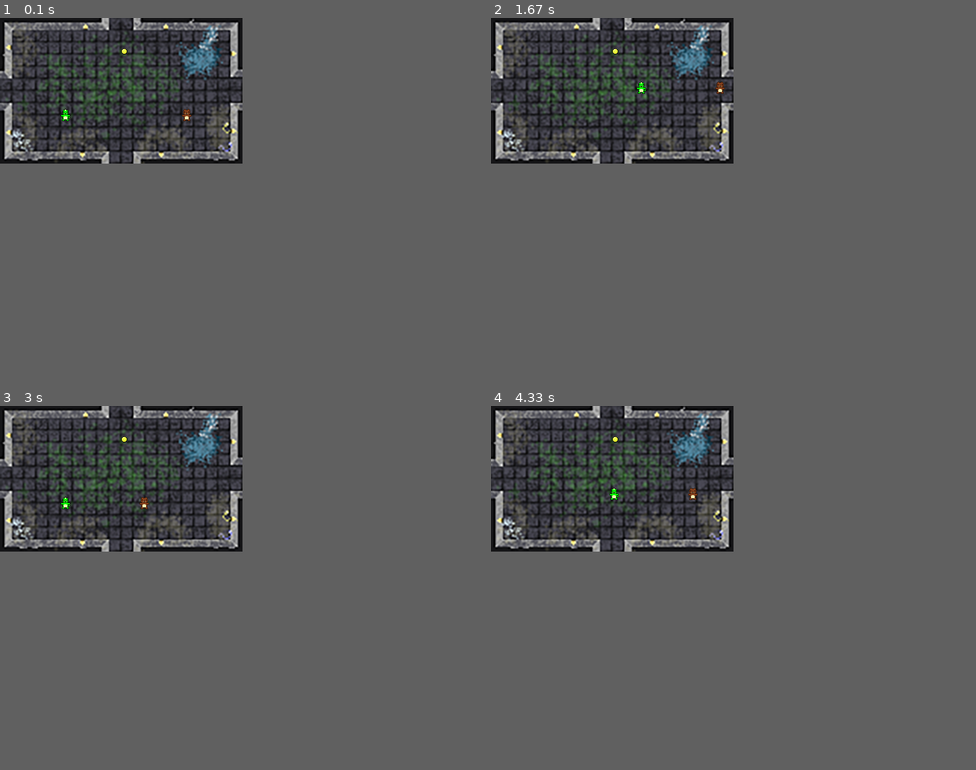
Above: before the commit, frames 1-4 (two rows, left to right).
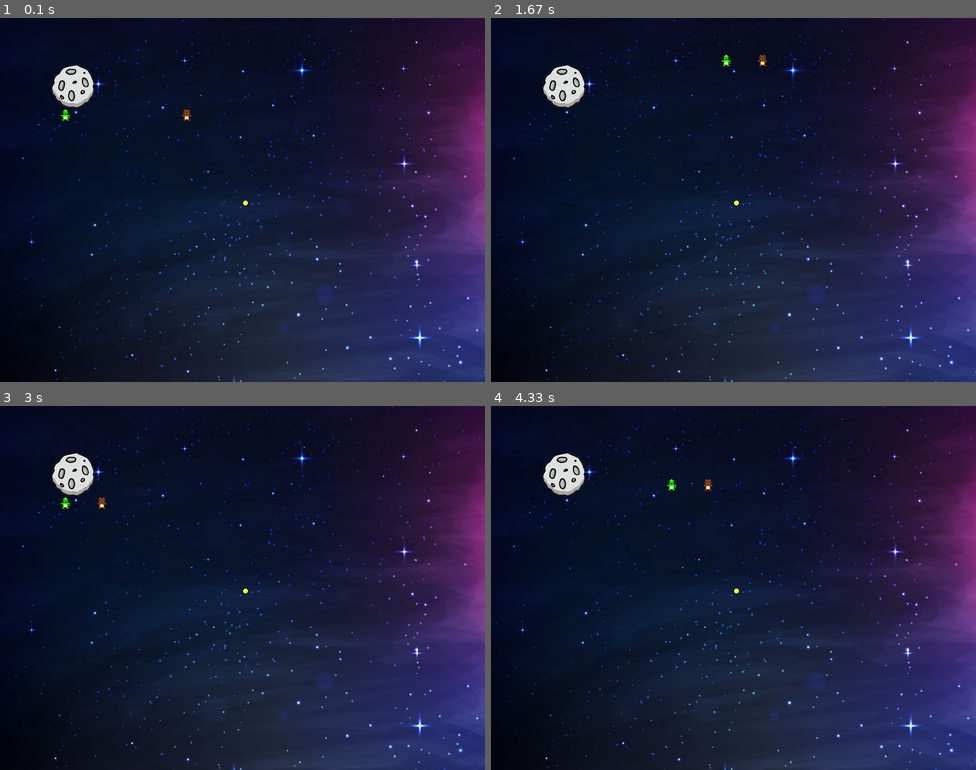
Above: after the commit, the same moments.

Repository: xu3cl40122/python_project
Game: pygame game, started from turtle/main.py
Two runs of this game, one before a commit and one after it. Both use one fixed random seed, a clock stepped at 60 frames per second and the inputs below.
Inputs:
- Up to frame 1 (0.1 s): no input
- Up to frame 2 (1.67 s): hold Right 0.33-0.8 s; hold Up 0.83-1.13 s; hold W 0.83-1.13 s; hold Right 1.17-1.63 s; hold D 1.17-1.63 s
- Up to frame 3 (3 s): hold Left 1.67-2.2 s; hold A 1.67-2.2 s; hold Down 2.23-2.53 s; hold S 2.23-2.53 s; hold Left 2.57-2.97 s; hold A 2.57-2.97 s
- Up to frame 4 (4.33 s): hold Up 3-3.37 s; hold W 3-3.37 s; hold Right 3.4-4.03 s; hold D 3.4-4.03 s; hold Down from 4.07 s (still down); hold S from 4.07 s (still down)
In our replay, the window is 400x240 before the commit and 800x600 after it. These sizes can differ from the game's own. Grey fills any space a smaller window leaves; there, only what the larger window draws over its background counts as a difference.

The runs differ from the first frame. In frame 1, 45% of the frame differs, in the area x 0-100%, y 0-100%; in frame 2, 46%; in frame 3, 46%; in frame 4, 46%.

Commit message:
change_bg

Diff:
--- a/turtle/main.py
+++ b/turtle/main.py
@@ -4,15 +4,17 @@
 from object import*
 
 pygame.init()
-bg_size = [400, 240]
+bg_size = [800, 600]
+move_size = [780,580]
 screen = pygame.display.set_mode(bg_size)
 pygame.display.set_caption("mySecondGame")
 clock = pygame.time.Clock()
 
-bg = Object('./Asset1_ball/bg.png',0,0)
-coin = Object('./Asset1_ball/coin.png', 200, 50)
-p1 = Player('./Asset1_ball/sprite1.png',100,150,0,[385,220])
-p2 = Player('./Asset1_ball/sprite2.png',300,150,0,[385,220])
+bg = Object('./Asset1_ball/space800_800.jpg',0,0)
+coin = Object('./Asset1_ball/coin.png', 400, 300)
+p1 = Player('./Asset1_ball/sprite1.png',100,150,0,move_size)
+p2 = Player('./Asset1_ball/sprite2.png',300,150,0,move_size)
+rock = Rock('./Asset1_ball/rock.png', 60,60)
 running = True
 while running:
     clock.tick(30)
@@ -25,6 +27,7 @@
     p1.checkCollideOther(p2)
     p1.blit_me(screen)
     p2.blit_me(screen)
+    rock.blit_me(screen)
     pygame.display.update()
     for event in pygame.event.get():
         if event.type == pygame.QUIT:
--- a/turtle/object.py
+++ b/turtle/object.py
@@ -13,7 +13,7 @@
         #設定背景寬度 後面用來確保腳色不會跑到地圖外
         self.bgWidth, self.bgHeight = bg_size[0], bg_size[1]
         self.score = score
-        self.speed = 5
+        self.speed = 10
 
 
     def blit_me(self, screen):
@@ -67,3 +67,15 @@
         self.mask = pygame.mask.from_surface(self.canvas)
     def blit_me(self, screen):
         screen.blit(self.canvas, [self.rect.left, self.rect.top])
+
+class Rock():
+    def __init__(self, pic, x, y):
+        self.canvas = pygame.image.load(pic)
+        self.canvas.convert()
+        self.rect = self.canvas.get_rect()
+        self.rect.left = x
+        self.rect.top = y
+        self.mask = pygame.mask.from_surface(self.canvas)
+
+    def blit_me(self, screen):
+        screen.blit(self.canvas, [self.rect.left, self.rect.top])
Binary file added: turtle/Asset1_ball/rock.png
Binary file added: turtle/Asset1_ball/space800_800.jpg
Binary file added: turtle/Asset1_ball/space_bg.jpg
